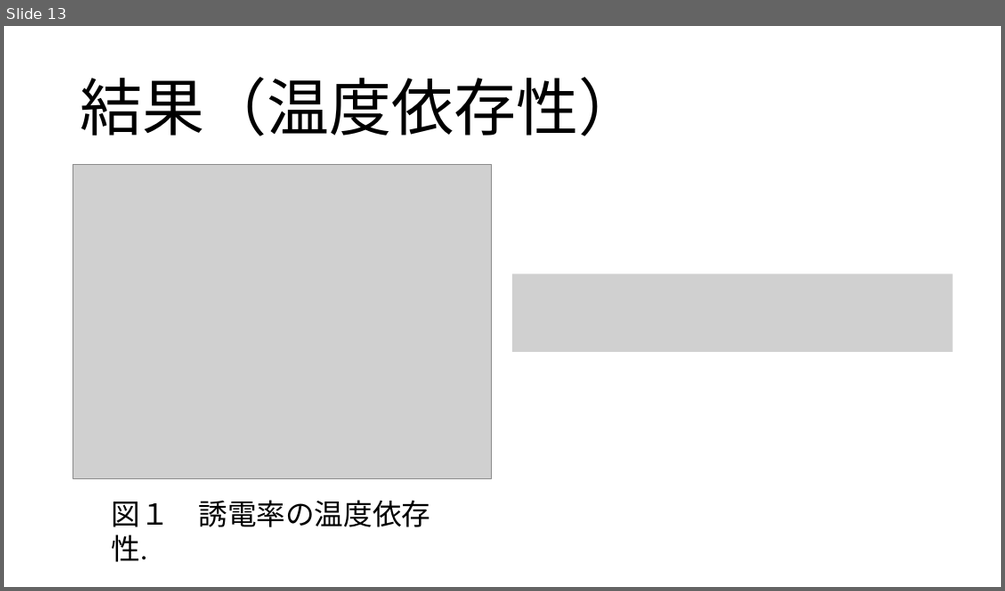
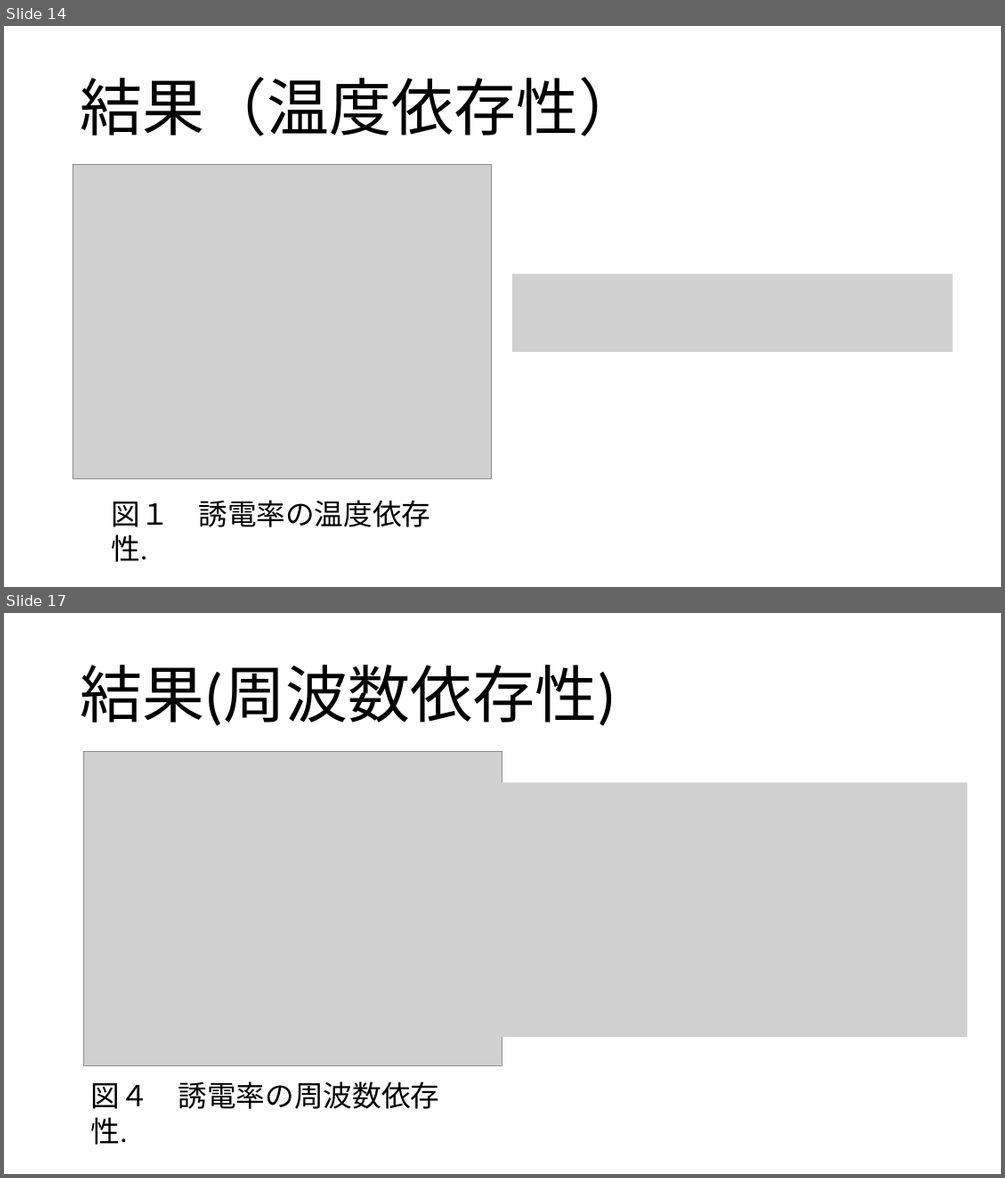
Before and after one commit to coil398/experiment, a slide deck: dielectric/強誘電体の誘電特性.pptx. Shown one above the other, each under a label of ours: slide 13 before the commit, slides 14 and 17 after it; the slides between them are not shown. The pictures are 1005x591 and 1005x1178 pixels, drawn with LibreOffice and Linux fonts; fonts in the diff are those of the drawing; grey boxes stand for pictures. Boxes give left, top, right and bottom in pixels: in the first picture for what was removed or moved away, otherwise in the second. Text is boxed around its words. In the diff, an @@ line names an element or a change of style, - is before the commit and + after.

```diff
--- a/dielectric/強誘電体の誘電特性.pptx
+++ b/dielectric/強誘電体の誘電特性.pptx
@@ slide 17 added at [4,613,1001,1174], background #FFFFFF @@
@@ title added at [80,665,615,726], 60 pt, text #000000 @@
+結果(周波数依存性)
@@ picture added at [84,751,502,1065] @@
@@ picture added at [499,783,967,1037] @@
@@ text added at [91,1081,440,1109], 28 pt, text #000000 @@
+図４ 誘電率の周波数依存性.
@@ what was slide 13 is now slide 14 @@
```
Also in this commit, not shown: 2 slides changed, 5 other slides added, 1 other file.
